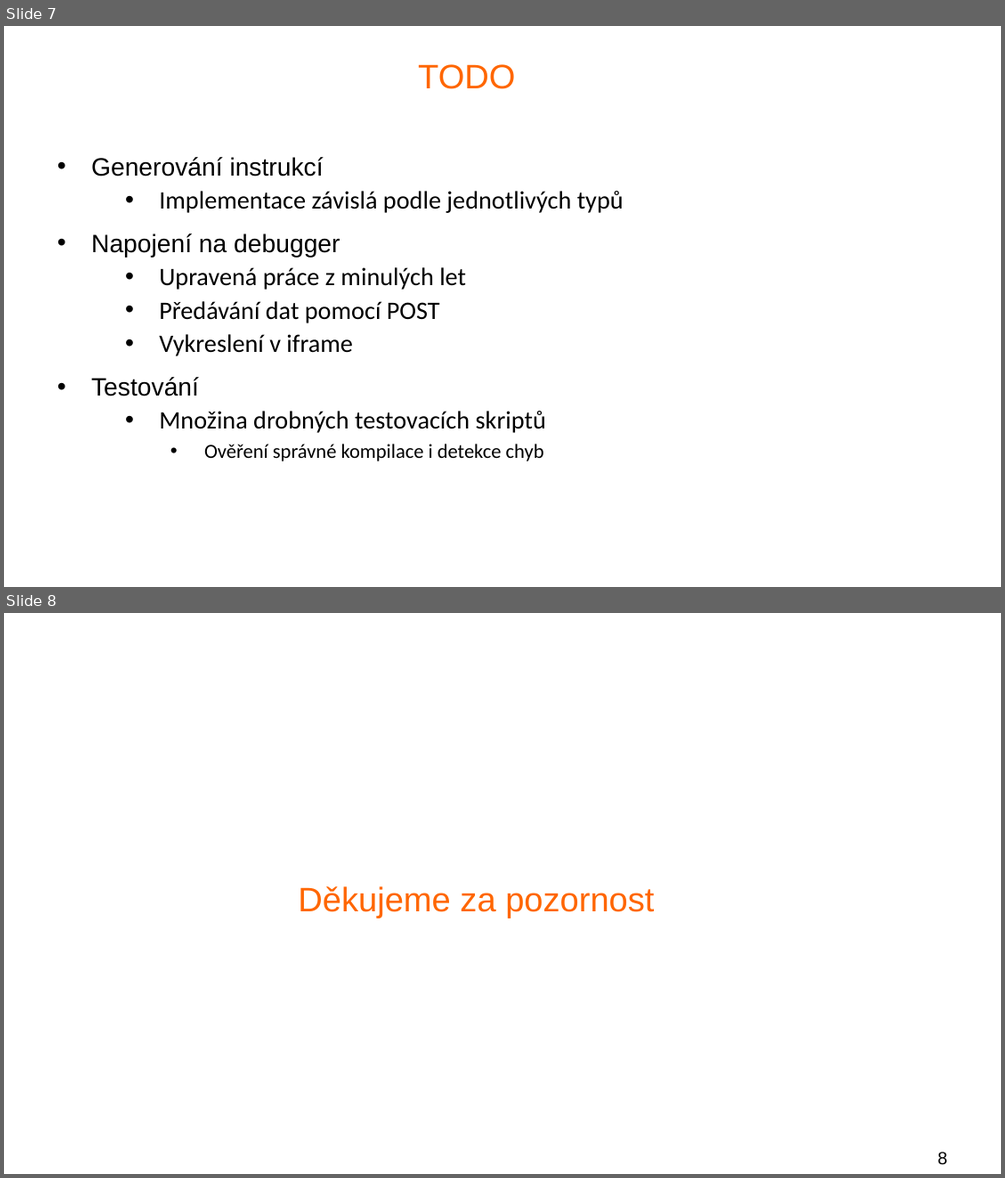
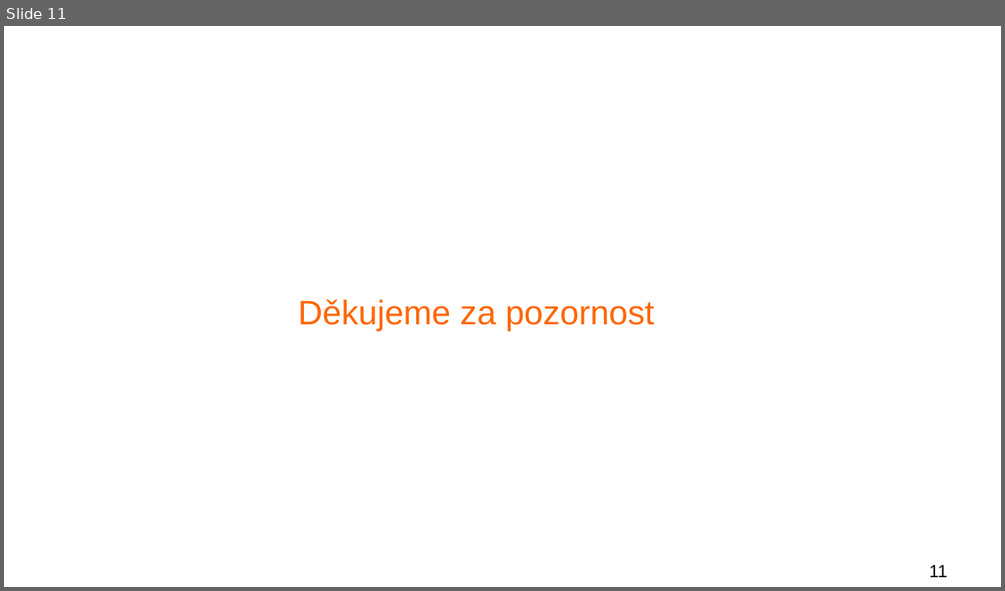
Before and after one commit to trestikp/fjp_semestral, a slide deck: presentation/second_presentation.odp. Shown one above the other, each under a label of ours: slides 7 and 8 before the commit, slide 11 after it. The pictures are 1005x1178 and 1005x591 pixels, drawn with LibreOffice and Linux fonts; fonts in the diff are those of the drawing; background and template pictures are left out. Boxes give left, top, right and bottom in pixels: in the first picture for what was removed or moved away, otherwise in the second. Text is boxed around its words. In the diff, an @@ line names an element or a change of style, - is before the commit and + after.

```diff
--- a/presentation/second_presentation.odp
+++ b/presentation/second_presentation.odp
@@ slide 7 removed at bbox=[4, 26, 1001, 587], background #FFFFFF @@
@@ title removed at bbox=[418, 64, 515, 89] @@
-TODO
@@ text removed at bbox=[91, 157, 623, 461] @@
-• Generování instrukcí
-  • Implementace závislá podle jednotlivých typů
-• Napojení na debugger
-  • Upravená práce z minulých let
-  • Předávání dat pomocí POST
-  • Vykreslení v iframe
-• Testování
-  • Množina drobných testovacích skriptů
-    • Ověření správné kompilace i detekce chyb
@@ what was slide 8 is now slide 11 @@
@@ page number at bbox=[929, 564, 947, 577]: text changed @@
-8
+11
```
Also in this commit, not shown: 1 slide changed, 4 slides added, 2 other files.
